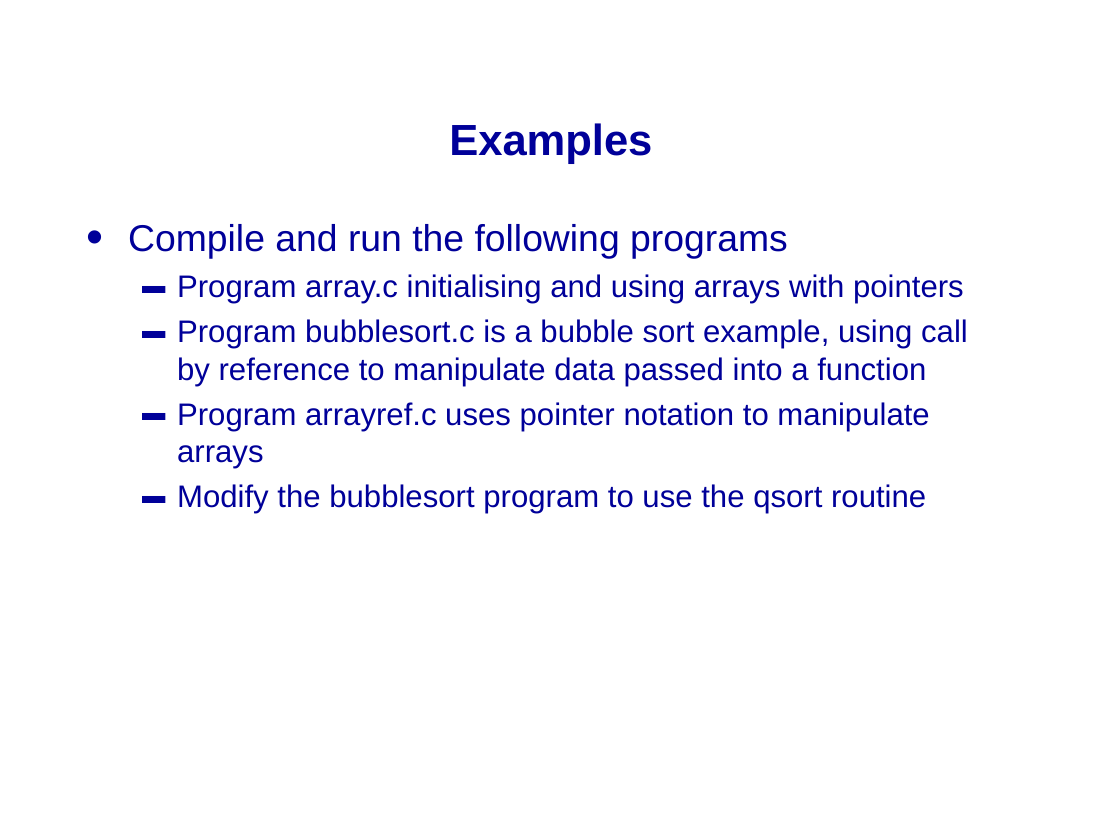
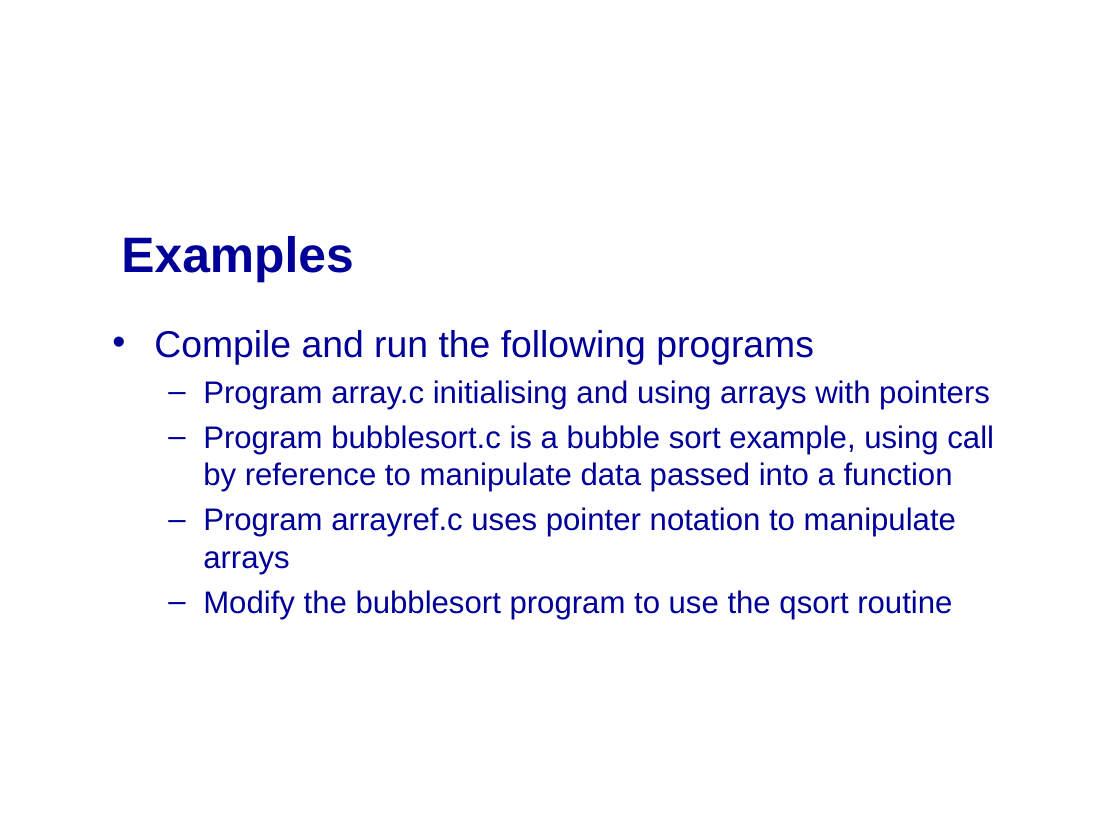
Before and after one commit to mikeg64/iome, a slide deck: slide 49 of trunk/src/examples/course/c/presentation/IntrotoC2.ppt. Drawn at 1120x840 pixels with LibreOffice and Linux fonts; fonts in the diff are those of the drawing; background and template pictures are left out. Boxes give left, top, right and bottom in pixels: in the first picture for what was removed or moved away, otherwise in the second. Text is boxed around its words. In the diff, an @@ line names an element or a change of style, - is before the commit and + after.

```diff
--- a/trunk/src/examples/course/c/presentation/IntrotoC2.ppt
+++ b/trunk/src/examples/course/c/presentation/IntrotoC2.ppt
@@ title "Examples": place and size @@
-title "Examples" at bbox=[449, 123, 652, 164]
+title "Examples" at bbox=[121, 236, 353, 282]
@@ title "Examples" at bbox=[121, 236, 353, 282]: size 28 to 32 pt; alignment centre to left @@
@@ text "Compile and run the following ...": place and size @@
-text "Compile and run the following ..." at bbox=[128, 224, 968, 513]
+text "Compile and run the following ..." at bbox=[154, 330, 994, 619]
@@ text "Compile and run the following ..." at bbox=[154, 330, 994, 619]: bullet ▬ to – @@
```
Also in this commit, not shown: 11 other slides changed, 6 other files.
